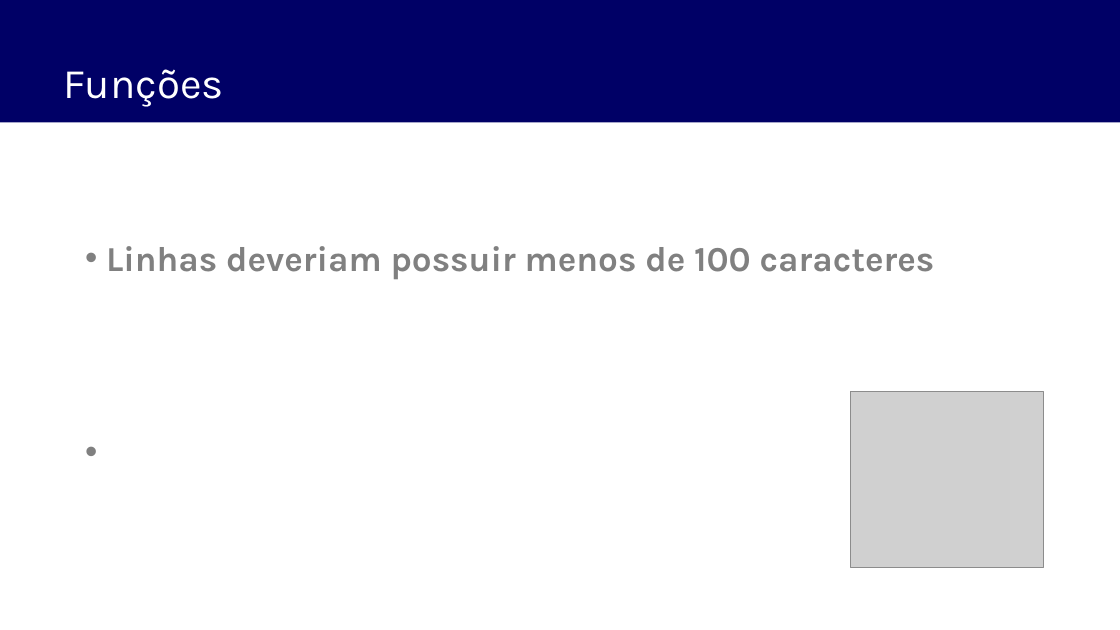
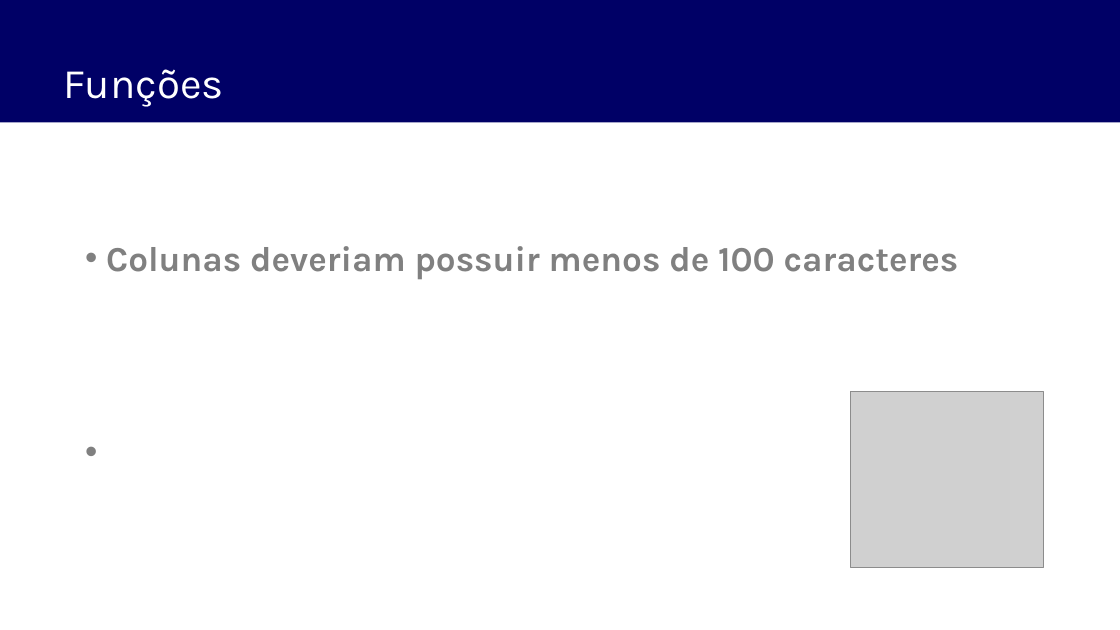
Before and after one commit to fabiomargarito/Cursos, a slide deck: slide 62 of Slides/Fundamentos em Arquitetura de Software com C# - Modulo 2.pptx. Drawn at 1120x630 pixels with LibreOffice and Linux fonts; fonts in the diff are those of the drawing; grey boxes stand for pictures. Boxes give left, top, right and bottom in pixels: in the first picture for what was removed or moved away, otherwise in the second. Text is boxed around its words. In the diff, an @@ line names an element or a change of style, - is before the commit and + after.

```diff
--- a/Slides/Fundamentos em Arquitetura de Software com C# - Modulo 2.pptx
+++ b/Slides/Fundamentos em Arquitetura de Software com C# - Modulo 2.pptx
@@ text at [106, 246, 959, 279]: text changed @@
-Linhas deveriam possuir menos de 100 caracteres
+Colunas deveriam possuir menos de 100 caracteres
```
Also in this commit, not shown: 3 other slides changed, 1 other file.
